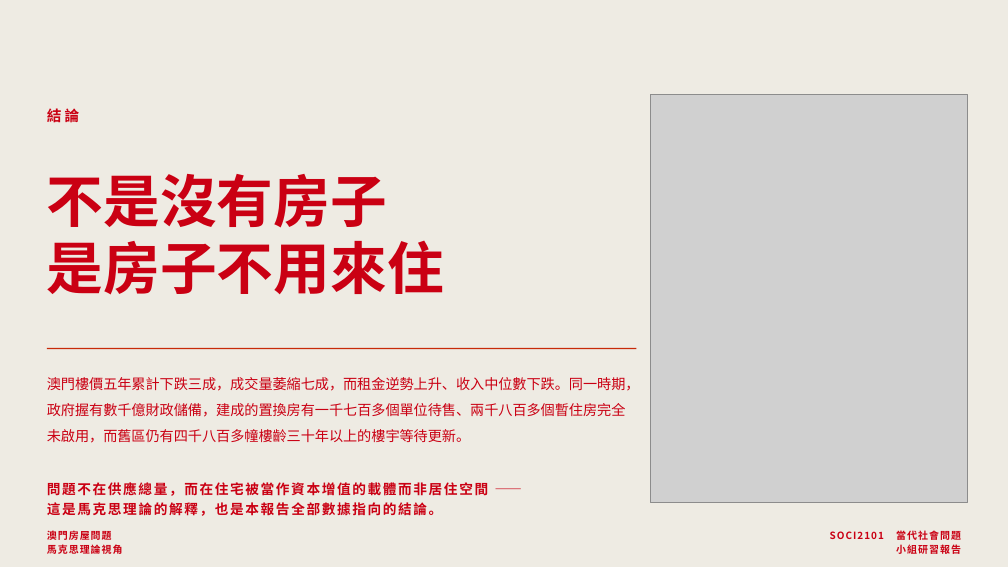
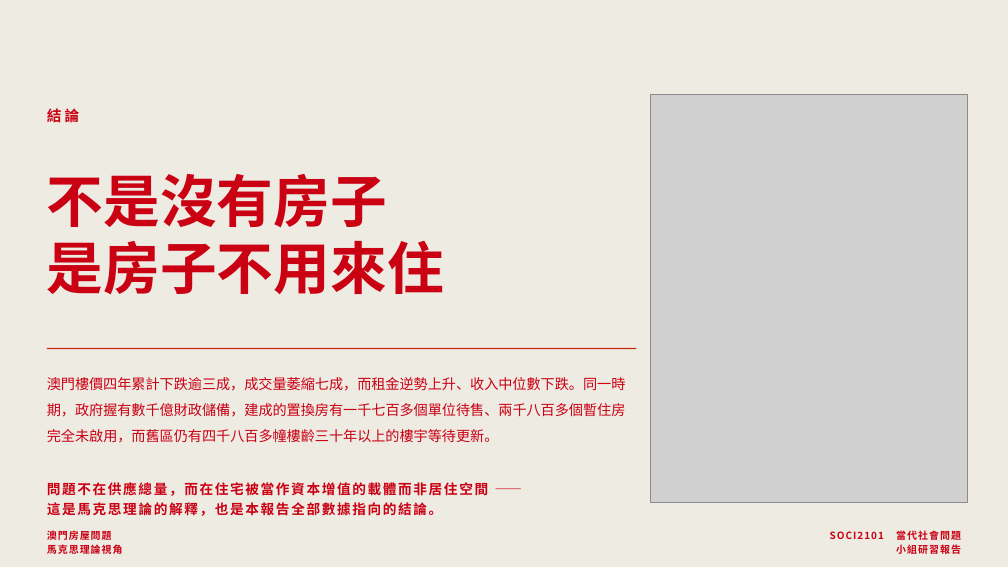
Before and after one commit to lammkiii/-, a slide deck: slide 53 of macau-housing-report/澳門房屋問題-小組研習報告.pptx (slide 51 before the commit). Drawn at 1008x567 pixels with LibreOffice and Linux fonts; fonts in the diff are those of the drawing; grey boxes stand for pictures. Boxes give left, top, right and bottom in pixels: in the first picture for what was removed or moved away, otherwise in the second. Text is boxed around its words. In the diff, an @@ line names an element or a change of style, - is before the commit and + after.

```diff
--- a/macau-housing-report/澳門房屋問題-小組研習報告.pptx
+++ b/macau-housing-report/澳門房屋問題-小組研習報告.pptx
@@ text at bbox=[47, 377, 626, 443]: text changed @@
-澳門樓價五年累計下跌三成，成交量萎縮七成，而租金逆勢上升、收入中位數下跌。同一時期，政府握有數千億財政儲備，建成的置換房有一千七百多個單位待售、兩千八百多個暫住房完全未啟用，而舊區仍有四千八百多幢樓齡三十年以上的樓宇等待更新。
+澳門樓價四年累計下跌逾三成，成交量萎縮七成，而租金逆勢上升、收入中位數下跌。同一時期，政府握有數千億財政儲備，建成的置換房有一千七百多個單位待售、兩千八百多個暫住房完全未啟用，而舊區仍有四千八百多幢樓齡三十年以上的樓宇等待更新。
```
Also in this commit, not shown: 40 other slides changed, 2 slides added, 8 other files.
